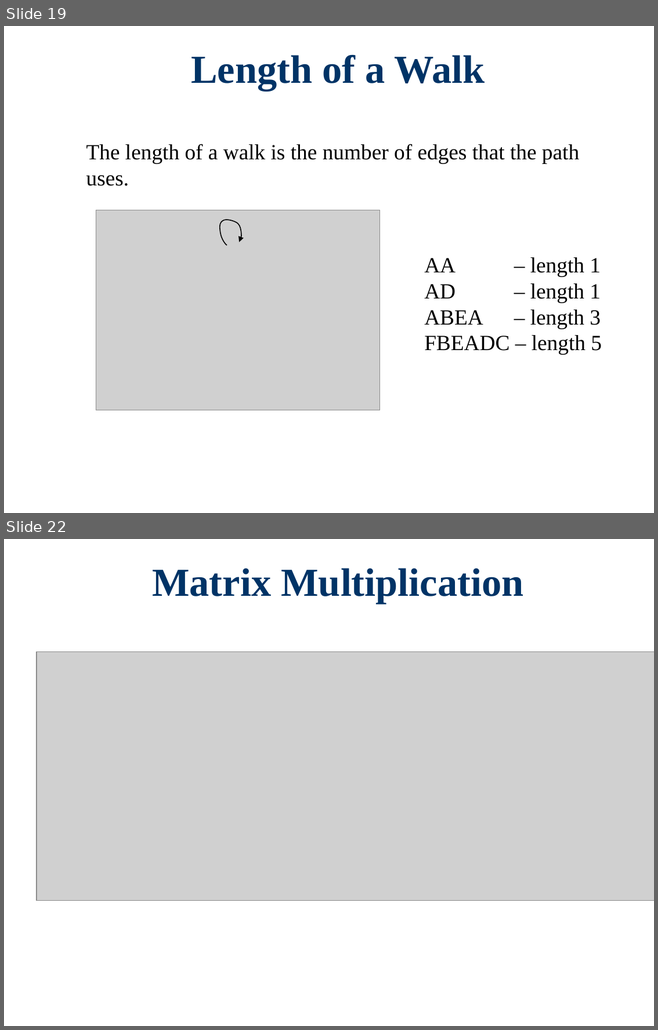
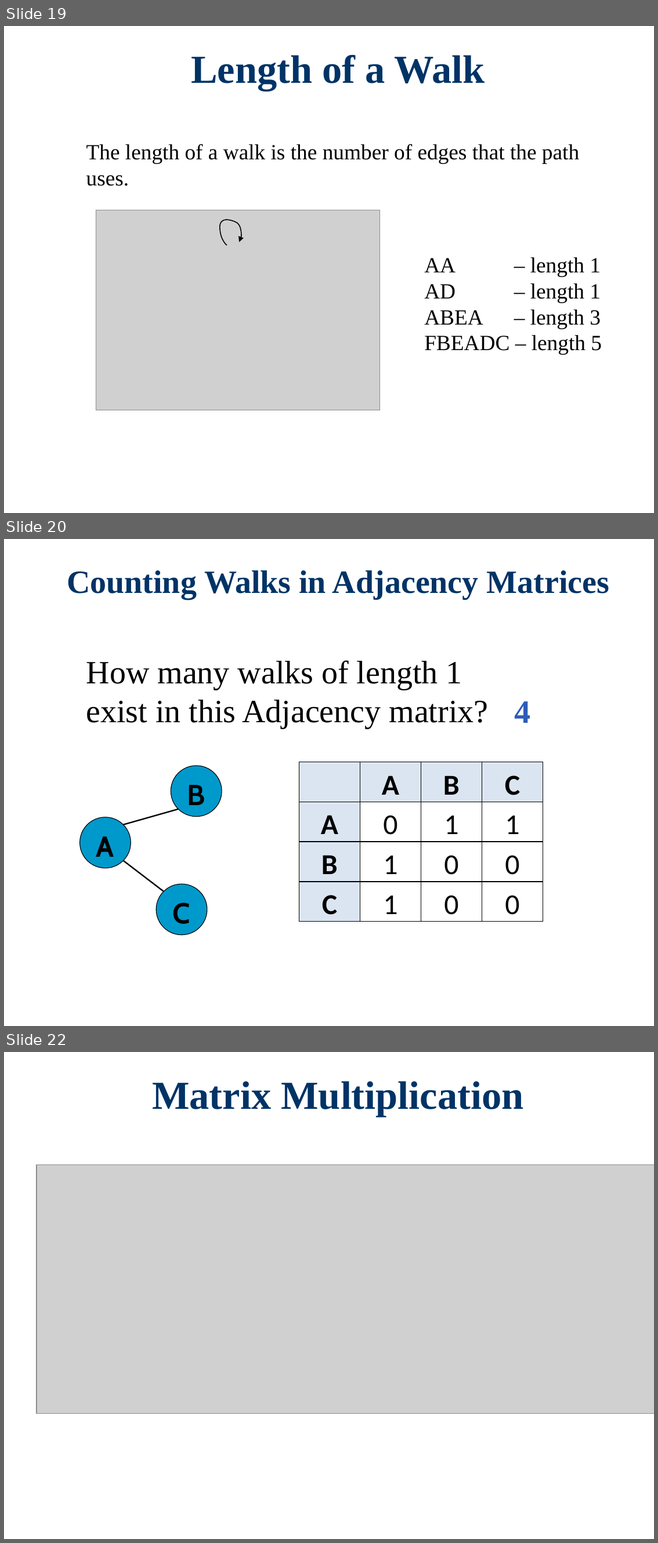
Before and after one commit to Cy-FairCS/cs3, a slide deck: u09a_graphTheory/notes/4a Walks, Trails, Paths, and Cycles/Walks, Trails, Paths, and Cycles.pptx. Shown one above the other, each under a label of ours: slides 19 and 22 before the commit, slides 19, 20 and 22 after it; the slides between them are not shown. The pictures are 658x1030 and 658x1543 pixels, drawn with LibreOffice and Linux fonts; fonts in the diff are those of the drawing; grey boxes stand for pictures; background and template pictures are left out. Boxes give left, top, right and bottom in pixels: in the first picture for what was removed or moved away, otherwise in the second. Text is boxed around its words. In the diff, an @@ line names an element or a change of style, - is before the commit and + after.

```diff
--- a/u09a_graphTheory/notes/4a Walks, Trails, Paths, and Cycles/Walks, Trails, Paths, and Cycles.pptx
+++ b/u09a_graphTheory/notes/4a Walks, Trails, Paths, and Cycles/Walks, Trails, Paths, and Cycles.pptx
@@ slide 20 added at bbox=[4, 539, 654, 1026], background #FFFFFF @@
@@ title added at bbox=[67, 570, 609, 599], 36 pt, text #003366, bold @@
+Counting Walks in Adjacency Matrices
@@ text added at bbox=[86, 660, 488, 729], 36 pt, text #000000 @@
+How many walks of length 1
+exist in this Adjacency matrix?
@@ text added at bbox=[514, 701, 531, 723], 36 pt, text #2D5CB9, bold @@
+4
@@ table added at bbox=[299, 762, 543, 921], 4 rows, 4 columns @@
+ | A | B | C
+A | 0 | 1 | 1
+B | 1 | 0 | 0
+C | 1 | 0 | 0
@@ group added at bbox=[80, 766, 221, 935]: 3 ellipses, 2 lines @@
+A
+C
+B
```
Also in this commit, not shown: 5 slides changed, 1 other slide added.
